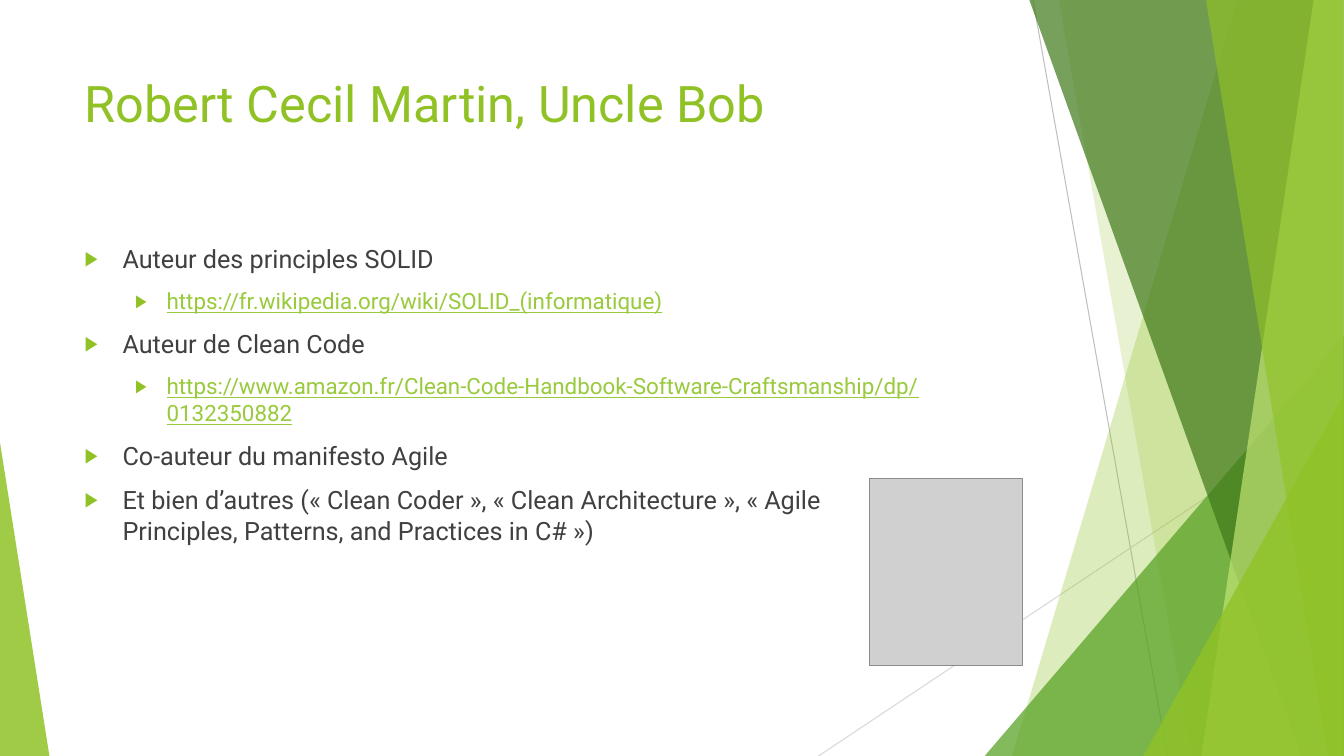
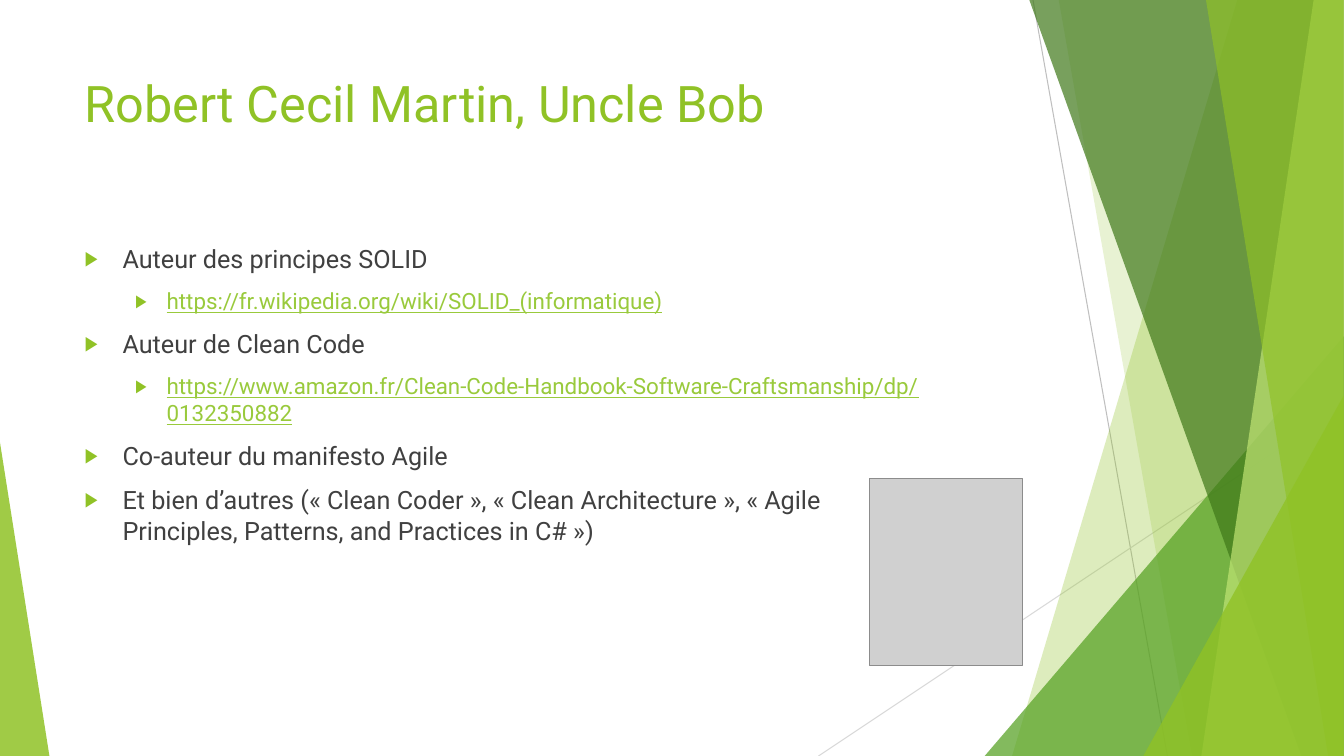
Before and after one commit to worming004/SimpleIsNotEasy, a slide deck: slide 6 of PPT/Easy != Simple.pptx. Drawn at 1344x756 pixels with LibreOffice and Linux fonts; fonts in the diff are those of the drawing; grey boxes stand for pictures. Boxes give left, top, right and bottom in pixels: in the first picture for what was removed or moved away, otherwise in the second. Text is boxed around its words. In the diff, an @@ line names an element or a change of style, - is before the commit and + after.

```diff
--- a/PPT/Easy != Simple.pptx
+++ b/PPT/Easy != Simple.pptx
@@ text at (123,249,427,273): text changed @@
-▶ Auteur des principles SOLID
+▶ Auteur des principes SOLID
```
Also in this commit, not shown: 13 other slides changed.
